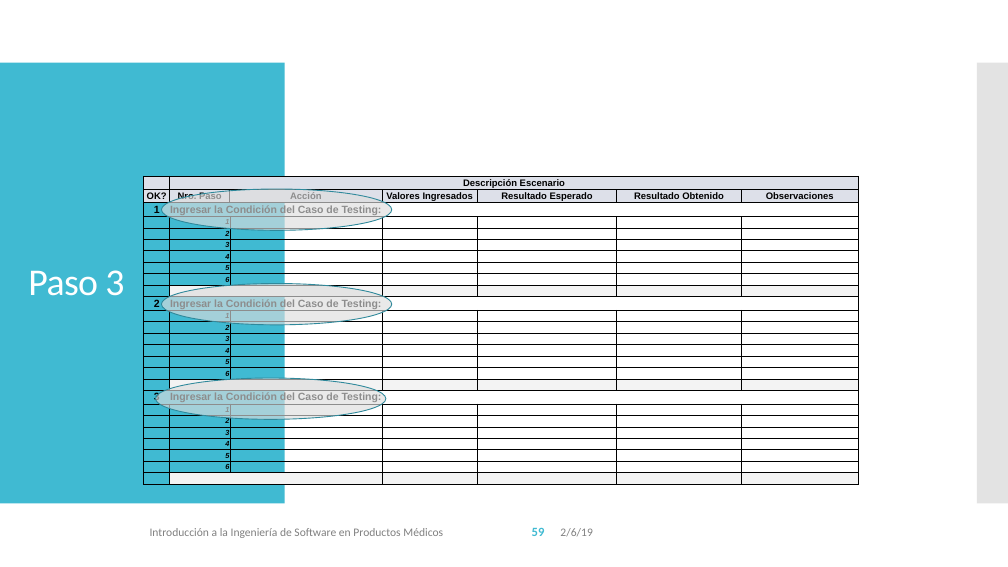
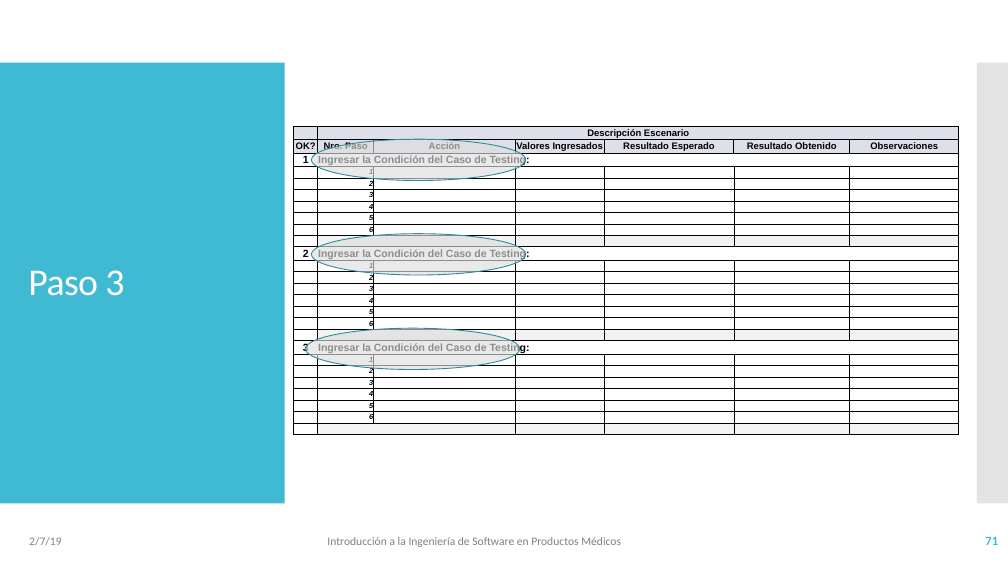
Before and after one commit to vvalotto/IS-en-Sistemas-Embebidos, a slide deck: slide 71 of 05 - IS - Pruebas.pptx (slide 59 before the commit). Drawn at 1008x567 pixels with LibreOffice and Linux fonts; fonts in the diff are those of the drawing. Boxes give left, top, right and bottom in pixels: in the first picture for what was removed or moved away, otherwise in the second. Text is boxed around its words. In the diff, an @@ line names an element or a change of style, - is before the commit and + after.

```diff
--- a/05 - IS - Pruebas.pptx
+++ b/05 - IS - Pruebas.pptx
@@ table: place and size @@
-table at [144,176,859,490]
+table at [293,126,958,440]
@@ ellipse: place and size @@
-ellipse at [162,189,392,231]
+ellipse at [312,139,526,181]
@@ ellipse: place and size @@
-ellipse at [162,284,392,325]
+ellipse at [312,234,526,275]
@@ ellipse: place and size @@
-ellipse at [156,378,386,420]
+ellipse at [306,328,520,370]
@@ text at [29,537,61,546]: text changed @@
-2/6/19
+2/7/19
@@ text "Introducción a la Ingeniería de ...": place and size @@
-text "Introducción a la Ingeniería de ..." at [150,528,443,538]
+text "Introducción a la Ingeniería de ..." at [327,537,621,547]
@@ page number removed at [532,527,545,536] @@
-59
@@ page number added at [985,537,998,545], 12 pt, text #40BAD2, bold @@
+71
```
Also in this commit, not shown: 66 other slides changed, 12 slides added, 1 slide removed, 3 other files.
